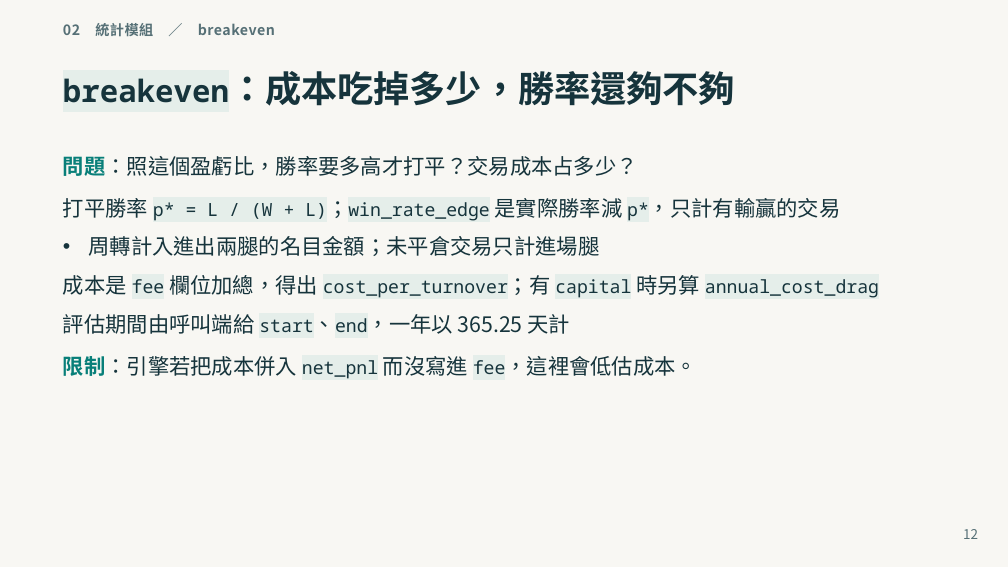
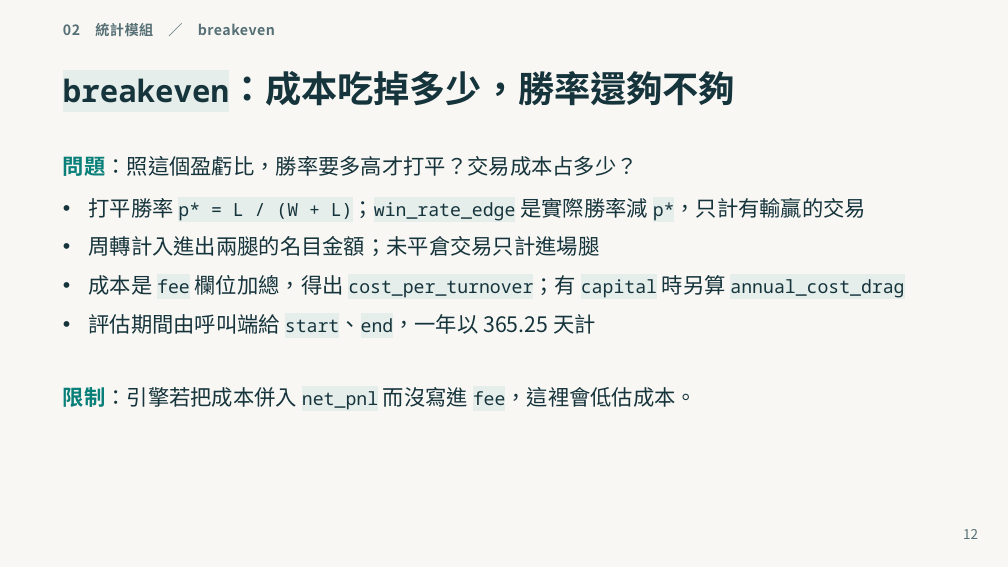
Before and after one commit to cklivse/tradingdev, a slide deck: slide 12 of talks/statistics-module/statistics-module.pptx. Drawn at 1008x567 pixels with LibreOffice and Linux fonts; fonts in the diff are those of the drawing. Boxes give left, top, right and bottom in pixels: in the first picture for what was removed or moved away, otherwise in the second. Text is boxed around its words. In the diff, an @@ line names an element or a change of style, - is before the commit and + after.

```diff
--- a/talks/statistics-module/statistics-module.pptx
+++ b/talks/statistics-module/statistics-module.pptx
@@ text "打平勝率 p* = L / ...": place and size @@
-text "打平勝率 p* = L / ..." at (63, 198, 879, 334)
+text "打平勝率 p* = L / ..." at (89, 198, 904, 334)
@@ text "限制：引擎若把成本併入 net_pnl 而沒寫進 fee，這裡會低估成本。": place and size @@
-text "限制：引擎若把成本併入 net_pnl 而沒寫進 fee，這裡會低估成本。" at (63, 356, 698, 379)
+text "限制：引擎若把成本併入 net_pnl 而沒寫進 fee，這裡會低估成本。" at (63, 387, 698, 410)
```
Also in this commit, not shown: 1 other slide changed, 4 other files.
